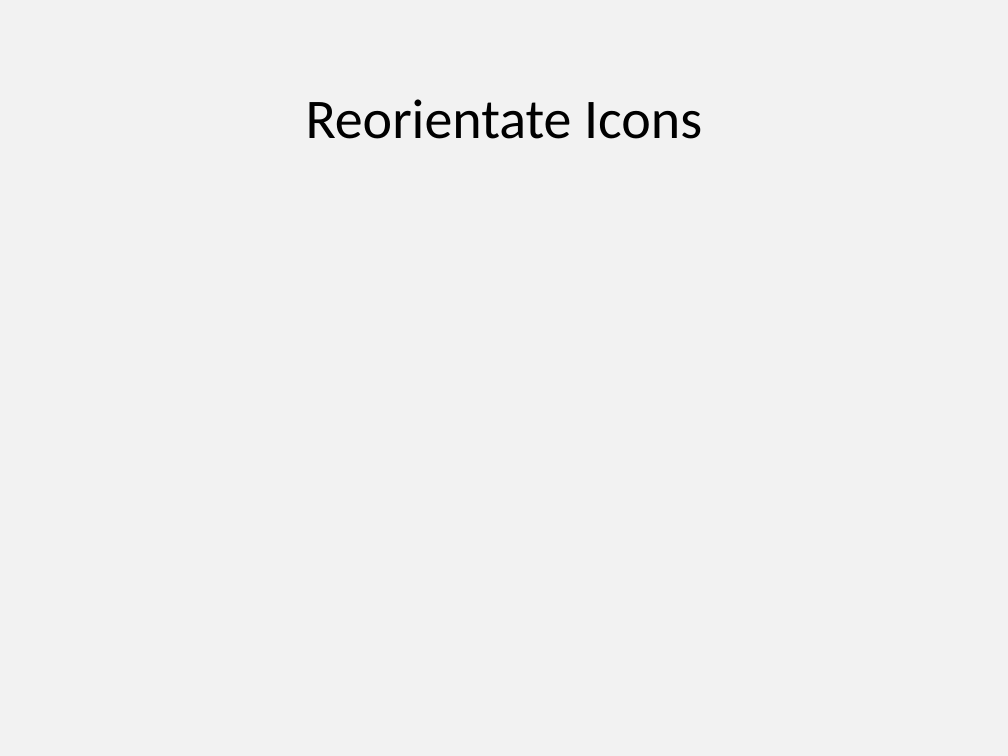
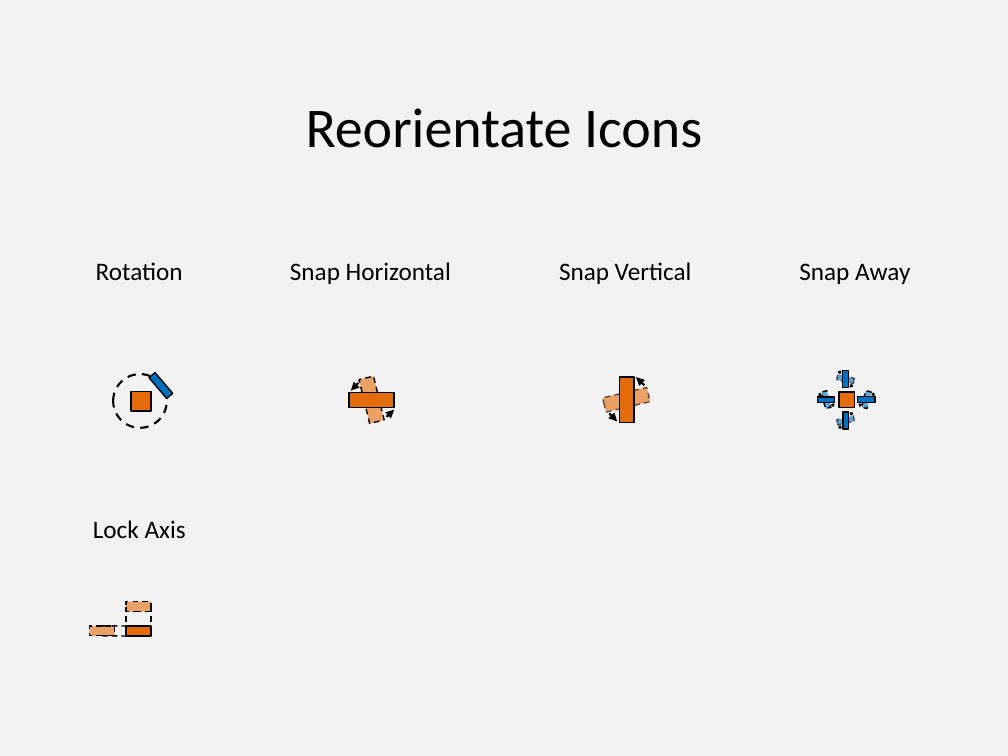
Before and after one commit to PowerPointLabs/PowerPointLabs, a slide deck: slide 6 of doc/Icons-PositionsLab.pptx. Drawn at 1008x756 pixels with LibreOffice and Linux fonts; fonts in the diff are those of the drawing. Boxes give left, top, right and bottom in pixels: in the first picture for what was removed or moved away, otherwise in the second. Text is boxed around its words. In the diff, an @@ line names an element or a change of style, - is before the commit and + after.

```diff
--- a/doc/Icons-PositionsLab.pptx
+++ b/doc/Icons-PositionsLab.pptx
@@ text "Reorientate Icons": place and size @@
-text "Reorientate Icons" at (306, 99, 702, 139)
+text "Reorientate Icons" at (306, 108, 702, 148)
@@ text added at (96, 262, 183, 280), 18 pt, text #000000 @@
+Rotation
@@ text added at (290, 262, 451, 284), 18 pt, text #000000 @@
+Snap Horizontal
@@ text added at (559, 262, 692, 284), 18 pt, text #000000 @@
+Snap Vertical
@@ text added at (799, 263, 910, 284), 18 pt, text #000000 @@
+Snap Away
@@ ellipse added at (113, 374, 166, 427), outline #000000 1.5 pt dashed @@
@@ rectangle added at (149, 373, 173, 399), fill #0070C0, outline #000000 1 pt @@
@@ group added at (349, 376, 394, 423): 2 rectangles, 2 arrows @@
@@ rectangle added at (131, 392, 151, 411), fill #E46B09, outline #000000 1 pt @@
@@ group added at (603, 377, 650, 422): 2 rectangles, 2 arrows @@
@@ group added at (817, 371, 875, 429): 9 rectangles, 8 triangles @@
@@ text added at (93, 520, 186, 539), 18 pt, text #000000 @@
+Lock Axis
@@ group added at (90, 602, 151, 636): 4 lines, 3 rectangles @@
```
Also in this commit, not shown: 2 other slides changed.
